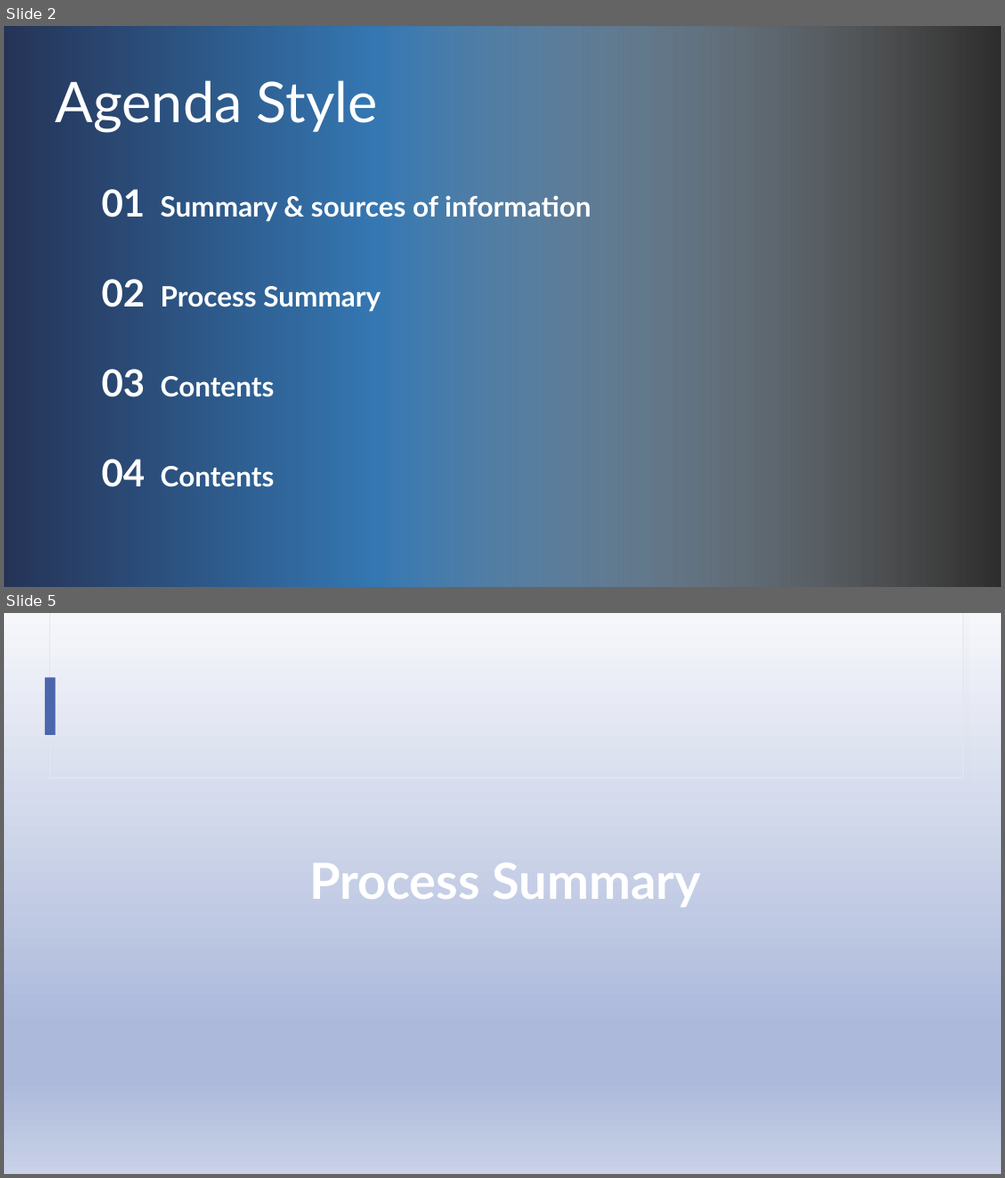
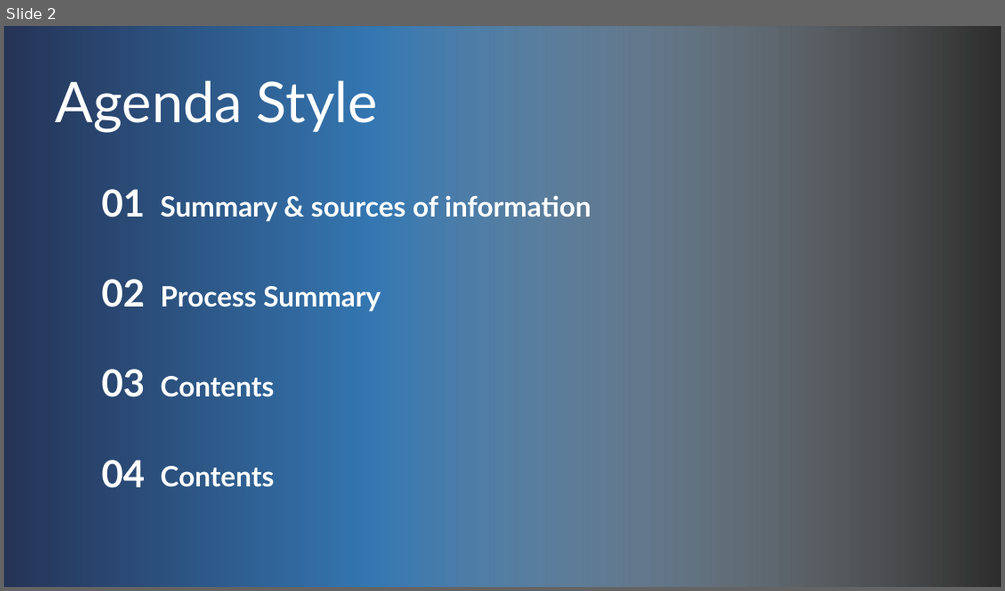
Before and after one commit to stephen823/New-York-Weather-Forcast-base-on-Machine-Learning, a slide deck: Final Project - Draft report.pptx. Shown one above the other, each under a label of ours: slides 2 and 5 before the commit, slide 2 after it; the slides between them are not shown. The pictures are 1005x1178 and 1005x591 pixels, drawn with LibreOffice and Linux fonts; fonts in the diff are those of the drawing; background and template pictures are left out; a plain dark background stands for a picture behind light text. Boxes give left, top, right and bottom in pixels: in the first picture for what was removed or moved away, otherwise in the second. Text is boxed around its words. In the diff, an @@ line names an element or a change of style, - is before the commit and + after.

```diff
--- a/Final Project - Draft report.pptx
+++ b/Final Project - Draft report.pptx
@@ slide 5 removed at bbox=[4, 613, 1001, 1174], background picture (left out) @@
@@ rectangle removed at bbox=[49, 613, 963, 779] @@
@@ rectangle removed at bbox=[50, 613, 963, 778] @@
@@ rectangle removed at bbox=[45, 677, 56, 735] @@
@@ text removed at bbox=[309, 862, 701, 907] @@
-Process Summary
```
Also in this commit, not shown: 5 slides changed, 7 slides added, 1 other slide removed, 1 other file.
